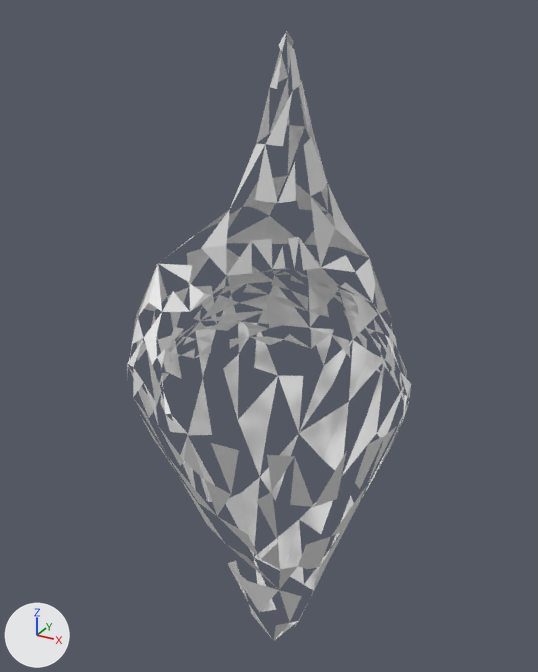
The OBJ model assets/meshes/Mesh_006_1207.obj: old version first, new version second.
The view is the same before and after, from a camera (50 mm lens) standing at (-17.46, 4.24, 9.71) and looking at (-23.22, 14.72, 4.47). Lighting does not change. The marker at lower left points along +X, +Y and +Z. The picture after the commit comes second. Where no turn or scale is listed for an object, it has been applied to the vertices. Vertices at exactly the same position are counted once.

Before the edit, the objects in view are built like this:
```python
me_mesh_006_1207 = bpy.data.meshes.new('Mesh_006_1207')
me_mesh_006_1207.from_pydata(...)  # 373 vertices, 244 faces; spans x -25.65..-20.52, y 12.08..16.68, z -2.17..9.42
ob_mesh_006_1207 = bpy.data.objects.new('Mesh_006_1207', me_mesh_006_1207)
ob_mesh_006_1207.location = (0.0, 0.0, 0.0)
```
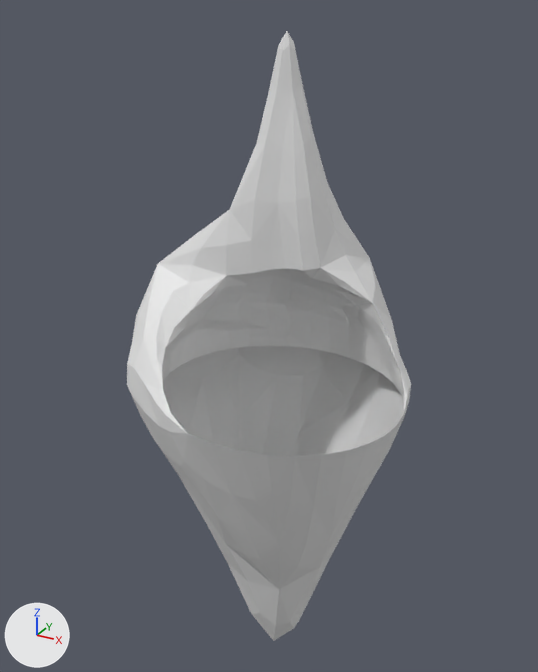
Patch to the scene script:
```diff
--- a/assets/meshes/Mesh_006_1207.obj.py
+++ b/assets/meshes/Mesh_006_1207.obj.py
@@ me_mesh_006_1207 @@
 # used by ob_mesh_006_1207; location = (0.0, 0.0, 0.0)
-me_mesh_006_1207.from_pydata(...)  # 373 vertices, 244 faces; spans x -25.65..-20.52, y 12.08..16.68, z -2.17..9.42
+me_mesh_006_1207.from_pydata(...)  # 379 vertices, 724 faces; spans x -25.65..-20.52, y 12.08..16.68, z -2.17..9.42
+# me_mesh_006_1207 part 1: 4 vertices added at x -24.63..-22.49, y 14.0..15.79, z 3.88
+# me_mesh_006_1207 part 2: 1 vertex added at x -21.18, y 12.57, z 3.88
+# me_mesh_006_1207 part 3: 1 vertex added at x -21.07, y 15.19, z 3.88
```

What differs and where, as boxes [x1, y1, x2, y2] in the pictures (538 x 672 px):
'Mesh_006_1207', reshaped: before [127, 31, 411, 640]; after [127, 31, 411, 641]
part 1 of me_mesh_006_1207, added: after [170, 334, 350, 373]
part 2 of me_mesh_006_1207, added: after [295, 451, 346, 506]
part 3 of me_mesh_006_1207, added: after [382, 372, 401, 393]
